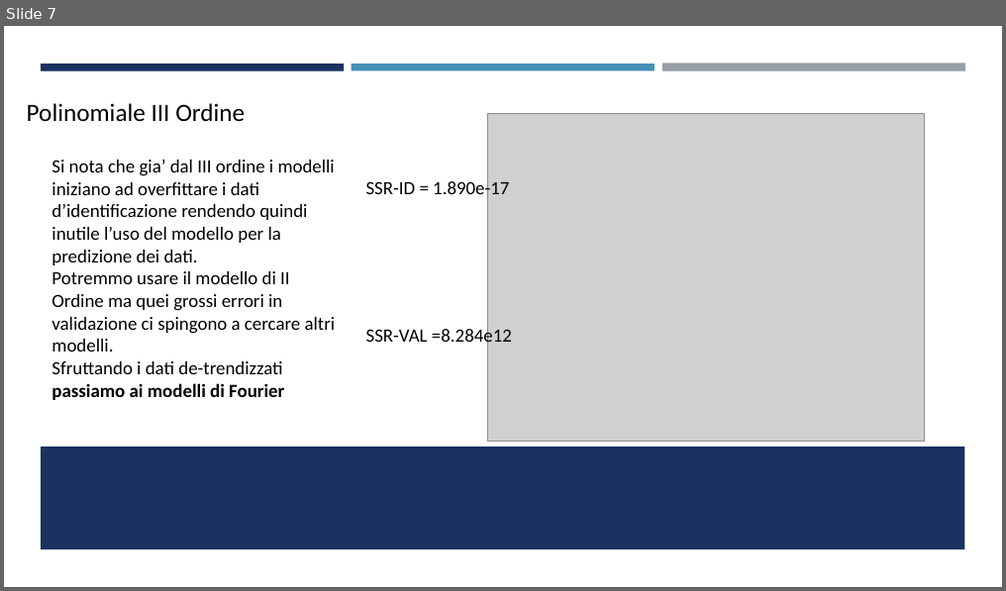
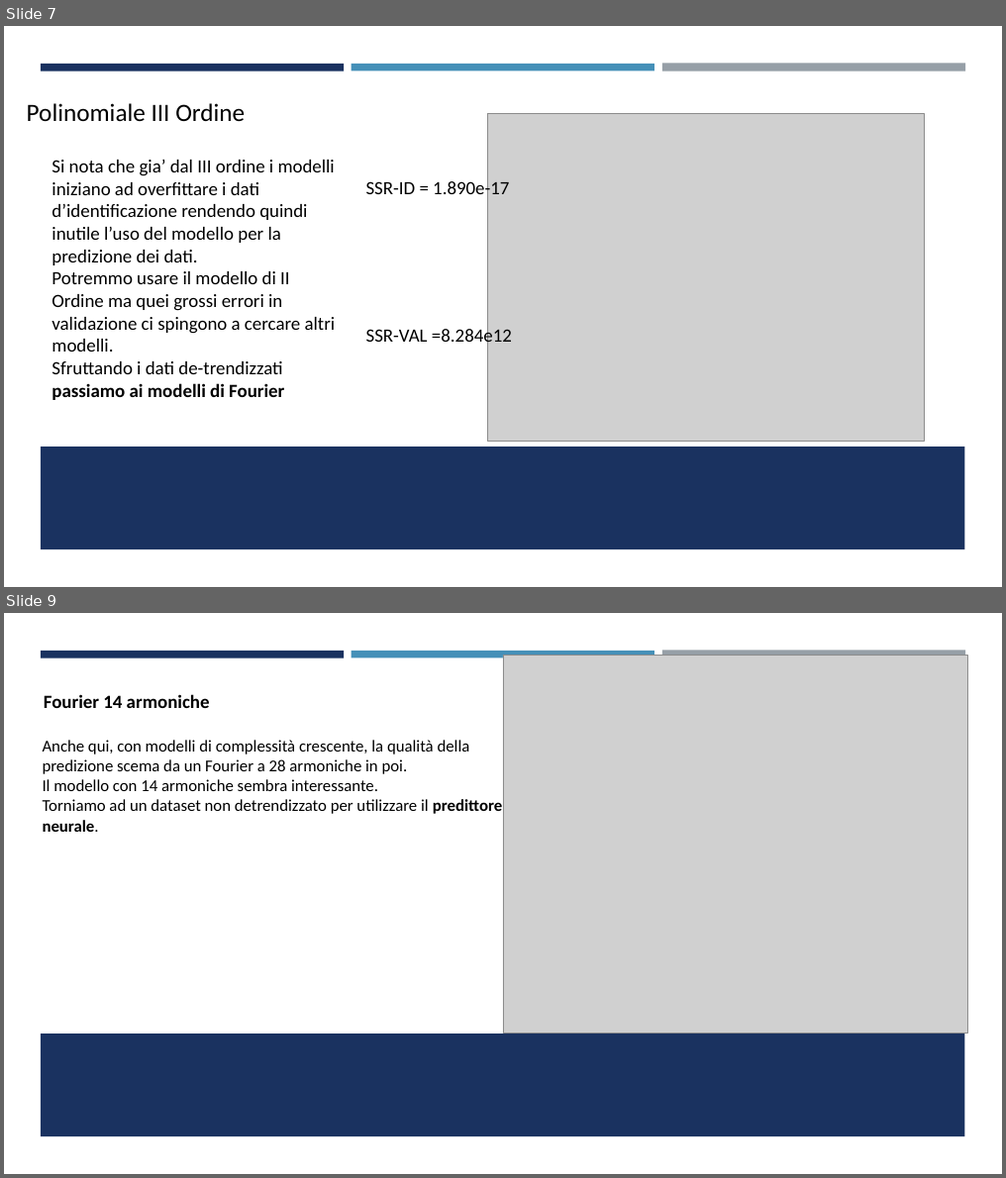
Before and after one commit to FabioPezzini/ShortTerm-Predictor, a slide deck: ProvaPresentazione.pptx. Shown one above the other, each under a label of ours: slide 7 before the commit, slides 7 and 9 after it; the slides between them are not shown. The pictures are 1006x591 and 1006x1178 pixels, drawn with LibreOffice and Linux fonts; fonts in the diff are those of the drawing; grey boxes stand for pictures. Boxes give left, top, right and bottom in pixels: in the first picture for what was removed or moved away, otherwise in the second. Text is boxed around its words. In the diff, an @@ line names an element or a change of style, - is before the commit and + after.

```diff
--- a/ProvaPresentazione.pptx
+++ b/ProvaPresentazione.pptx
@@ slide 9 added at (x1=4, y1=613, x2=1002, y2=1174), background #FFFFFF; not listed: 4 template elements that a slide beside it also shows @@
@@ picture added at (x1=503, y1=655, x2=968, y2=1033) @@
@@ text added at (x1=44, y1=694, x2=210, y2=708), 18 pt, text #000000, bold @@
+Fourier 14 armoniche
@@ text added at (x1=43, y1=740, x2=502, y2=832), 16 pt, text #000000 @@
+Anche qui, con modelli di complessità crescente, la qualità della predizione scema da un Fourier a 28 armoniche in poi.
+Il modello con 14 armoniche sembra interessante.
+Torniamo ad un dataset non detrendizzato per utilizzare il predittore neurale.
```
Also in this commit, not shown: 2 slides changed, 5 other slides added, 4 slides removed, 1 other file.
